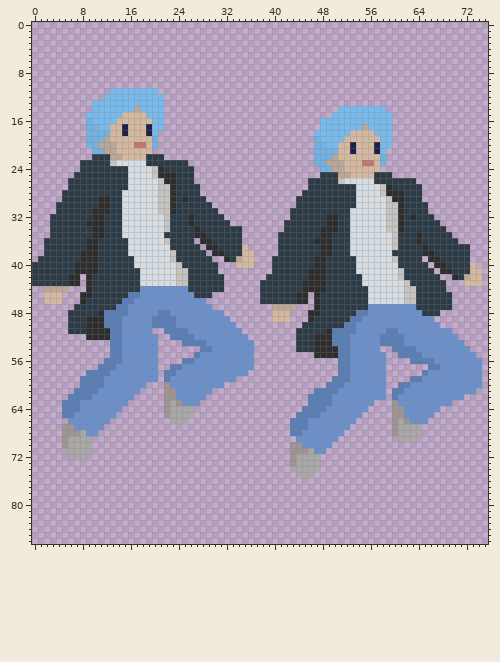
Sprite sheet, stored at res/player/player_sprite.png. Above is the file before it was changed.
The file is 76x87 pixels.
New version:
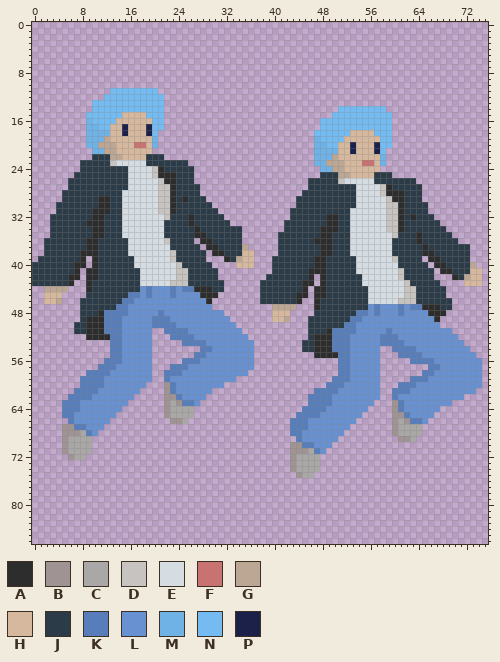
Palette (. is transparent): A #2d2d2d  B #a09393  C #aaa7a7  D #c6c3c0  E #d5dde2  F #c97272  G #bca694  H #d6b89e  J #2c3b48  K #577ebb  L #6891d2  M #6fb2e5  N #74bbf1  P #1b2148
The edit:
The edit adds colour A in row 45 at x 30; in row 46 at x 29; in row 48 at x 68; in row 49 at x 67.
Colour J gives way to colour A in row 42 at x 10; in row 44 at x 27 to 29; in row 45 at x 28 to 29 and 48; in row 47 at x 65 to 67; in row 48 at x 66 to 67.
Colour C gives way to colour B in row 66 at x 23 to 24; in row 69 at x 61 to 62; in row 71 at x 5; in row 72 at x 6; in row 74 at x 43; in row 75 at x 44.
Colour E gives way to colour D in row 43 at x 23; in row 46 at x 61.
Colour H gives way to colour G in row 37 at x 35; in row 40 at x 73; in row 46 at x 4; in row 49 at x 42.
Colour A gives way to colour J in row 45 at x 9; in row 46 at x 8; in row 48 at x 47; in row 49 at x 46.
Colour D gives way to colour J in rows 33 to 34 at x 22; in rows 36 to 37 at x 60.
Colour A gives way to colour K in row 51 at x 12; in row 54 at x 50.
Colour B gives way to colour K in row 61 at x 23; in row 64 at x 61.
Colour J gives way to colour K in row 44 at x 26; in row 47 at x 64.
Colour L gives way to colour K in row 44 at x 19, 23 and 25; in row 45 at x 19 and 23; in row 47 at x 57, 61 and 63; in row 48 at x 57 and 61; in row 55 at x 28; in row 56 at x 27.
Colour L gives way to colour K in row 57 at x 25; in row 58 at x 24 and 66; in row 59 at x 65; in row 60 at x 23 and 63; in row 61 at x 62; in row 62 at x 24.
Colour L gives way to colour K in row 63 at x 25 to 26 and 61; in row 65 at x 62; in row 66 at x 6 and 63 to 64; in row 67 at x 7 to 8; in row 68 at x 9; in row 69 at x 44.
Colour L gives way to colour K in row 70 at x 45 to 46; in row 71 at x 47.
Colour J gives way to colour L in row 45 at x 27; in row 48 at x 65.
Colour K gives way to colour L in row 48 at x 22; in row 49 at x 23; in row 51 at x 60; in row 52 at x 61.
Colour G gives way to colour N in row 14 at x 17; in row 17 at x 55.
Colour A is removed in rows 39 to 40 at x 9; in row 41 at x 8; in row 42 at x 47; in row 43 at x 7 and 47; in row 44 at x 46; in row 45 at x 8.
Colour A is removed in row 46 at x 45; in row 48 at x 46.
Colour J is removed in row 39 at x 29; in row 40 at x 30; in row 42 at x 31 and 67; in row 43 at x 68; in row 45 at x 69; in row 47 at x 7.
Colour J is removed in rows 48 to 49 at x 6 to 7; in row 50 at x 6 and 45; in row 51 at x 6 and 44 to 45; in row 52 at x 44 to 45; in rows 53 to 54 at x 44.
Colour L is removed in rows 52 to 54 at x 20; in rows 55 to 59 at x 20 and 58; in rows 60 to 62 at x 58.
